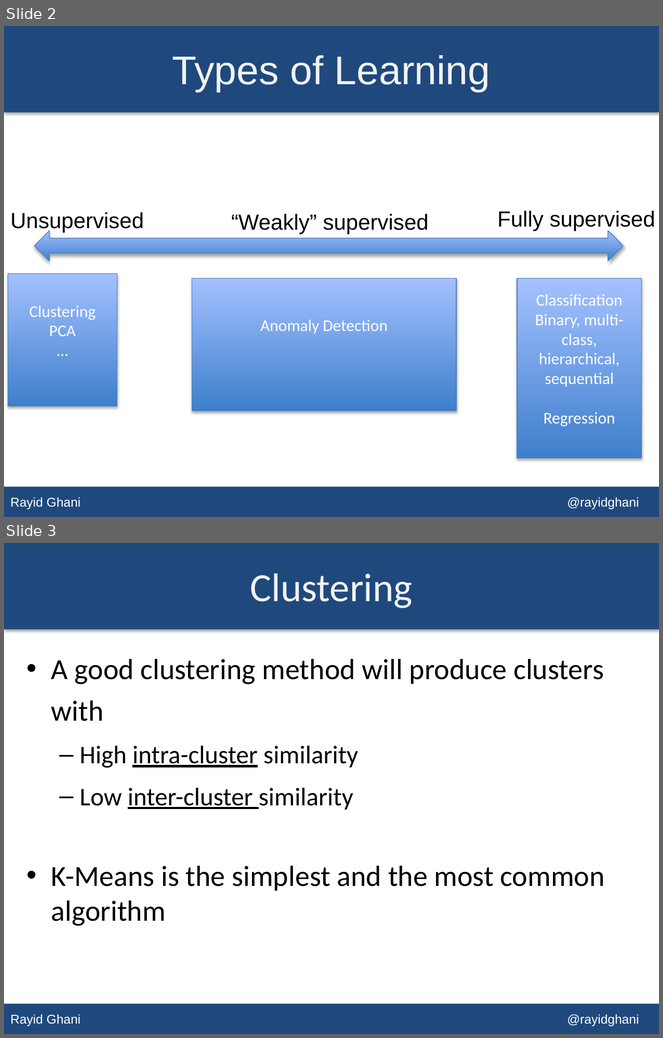
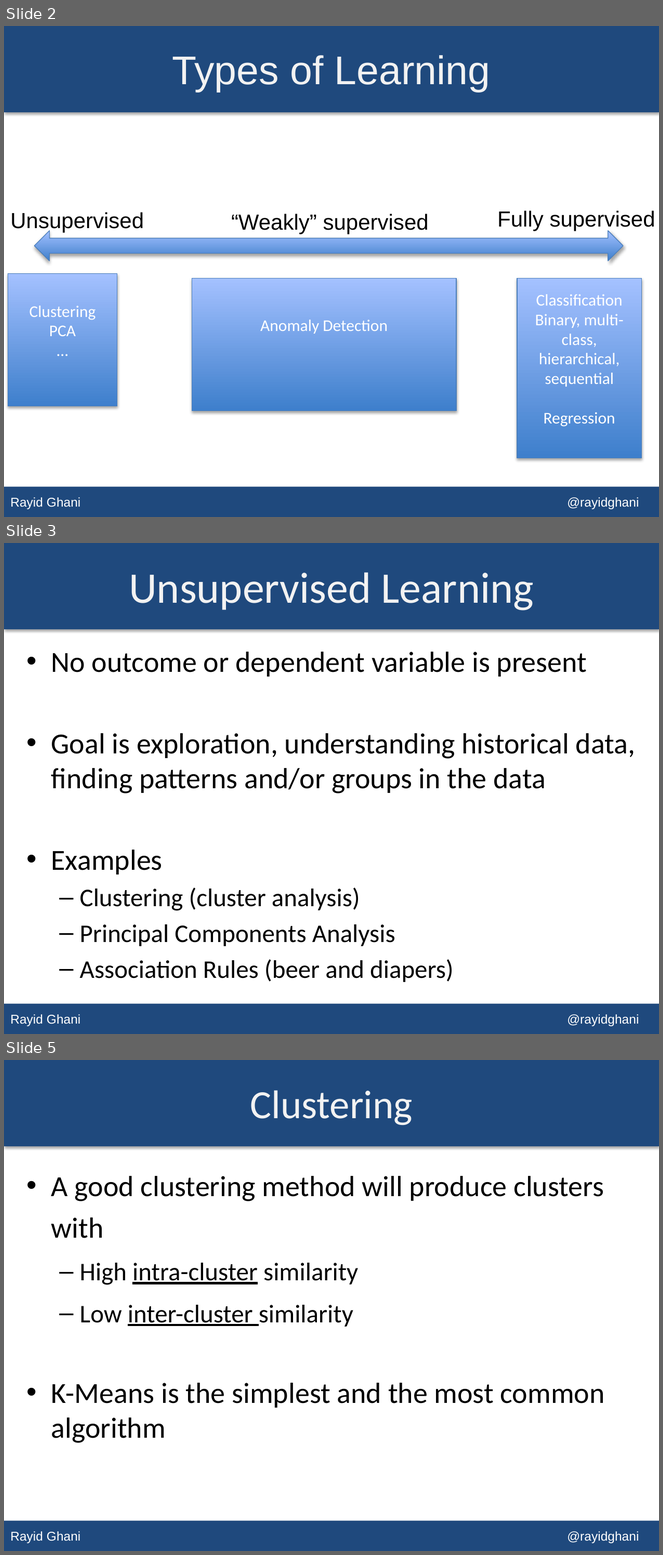
Before and after one commit to dssg/MLforPublicPolicy, a slide deck: Lectures/Lecture 09 - Unsupervised Learning.pptx. Shown one above the other, each under a label of ours: slides 2 and 3 before the commit, slides 2, 3 and 5 after it; the slides between them are not shown. The pictures are 663x1038 and 663x1555 pixels, drawn with LibreOffice and Linux fonts; fonts in the diff are those of the drawing. Boxes give left, top, right and bottom in pixels: in the first picture for what was removed or moved away, otherwise in the second. Text is boxed around its words. In the diff, an @@ line names an element or a change of style, - is before the commit and + after.

```diff
--- a/Lectures/Lecture 09 - Unsupervised Learning.pptx
+++ b/Lectures/Lecture 09 - Unsupervised Learning.pptx
@@ slide 3 added at <box>4,543,659,1034</box>, background #FFFFFF; not listed: 2 template elements that a slide beside it also shows @@
@@ title added at <box>129,572,534,611</box>, 48 pt, text #F2F2F2 @@
+Unsupervised Learning
@@ text added at <box>51,652,636,982</box>, 32 pt, text #000000 @@
+• No outcome or dependent variable is present
+• Goal is exploration, understanding historical data, finding patterns and/or groups in the data
+• Examples
+  – Clustering (cluster analysis)
+  – Principal Components Analysis
+  – Association Rules (beer and diapers)
@@ what was slide 3 is now slide 5 @@
```
Also in this commit, not shown: 7 slides changed, 7 other slides added, 2 slides removed.
